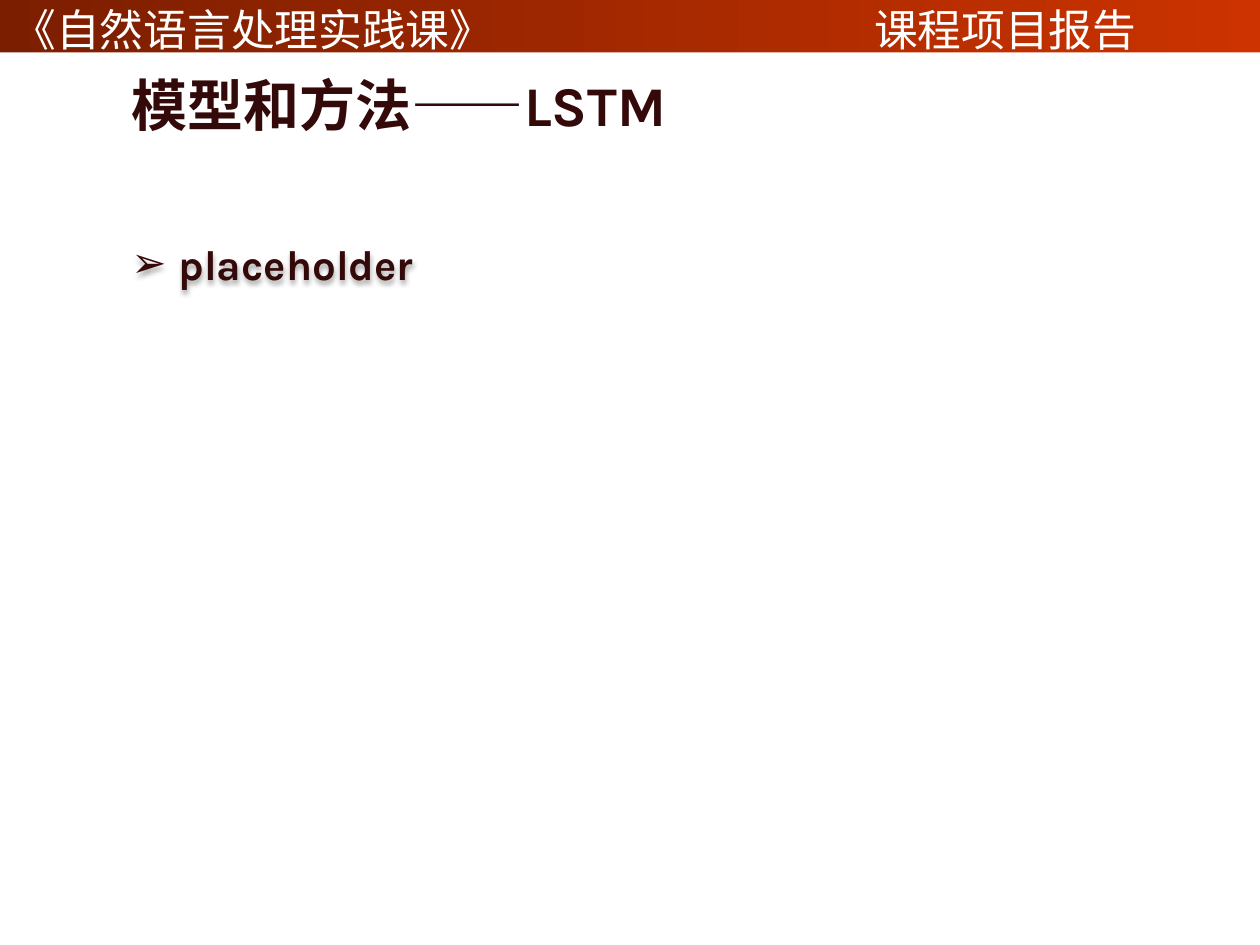
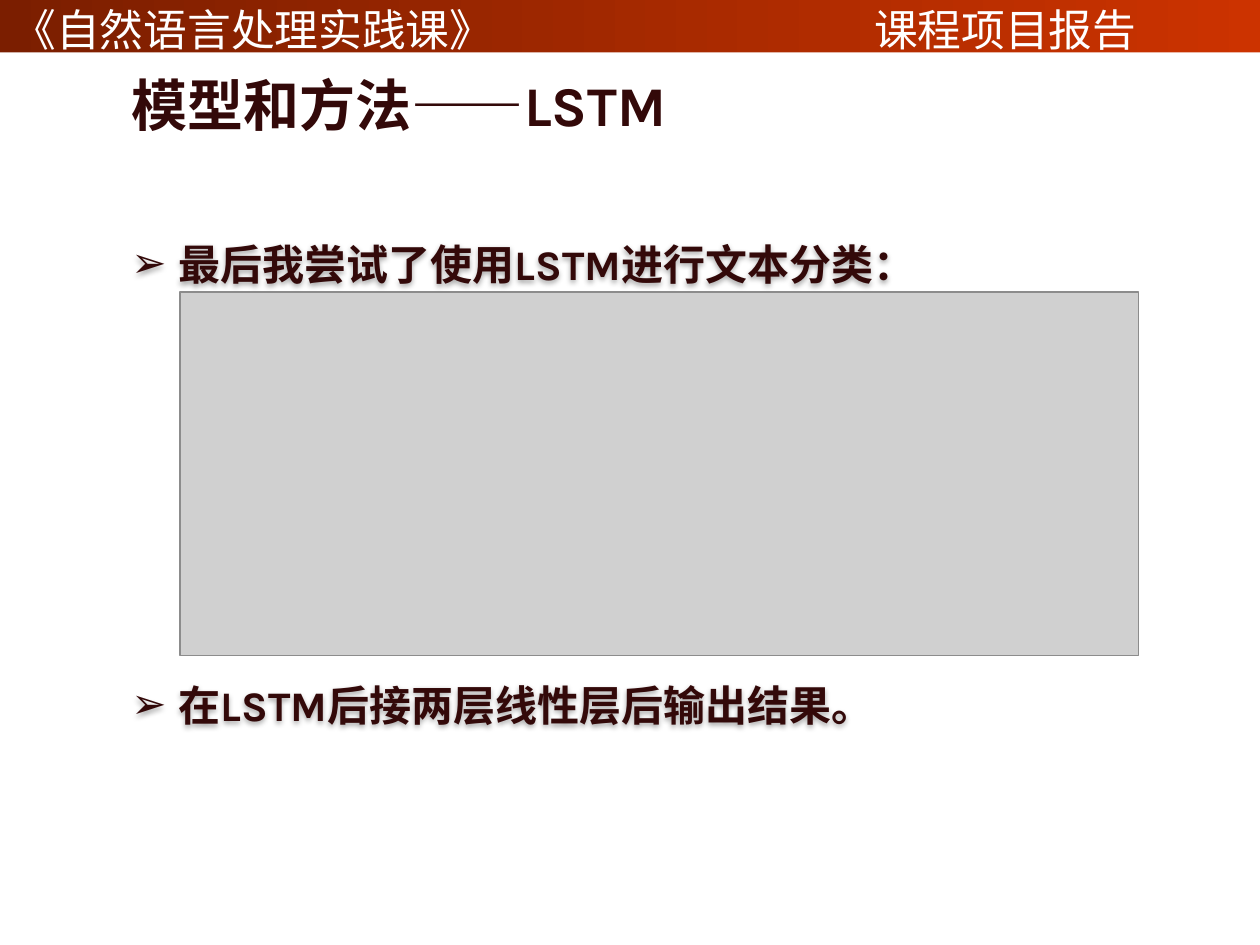
Before and after one commit to yuanyehome/nlp-project-1, a slide deck: slide 7 of report2.pptx. Drawn at 1260x945 pixels with LibreOffice and Linux fonts; fonts in the diff are those of the drawing; grey boxes stand for pictures; background and template pictures are left out. Boxes give left, top, right and bottom in pixels: in the first picture for what was removed or moved away, otherwise in the second. Text is boxed around its words. In the diff, an @@ line names an element or a change of style, - is before the commit and + after.

```diff
--- a/report2.pptx
+++ b/report2.pptx
@@ text removed at box(179, 251, 414, 291) @@
-➢ placeholder
@@ text added at box(179, 244, 916, 725), 24 pt, text #330909, bold @@
+➢ 最后我尝试了使用LSTM进行文本分类：
+➢ 在LSTM后接两层线性层后输出结果。
@@ picture added at box(180, 292, 1139, 655) @@
```
Also in this commit, not shown: 5 other slides changed, 6 slides added.
